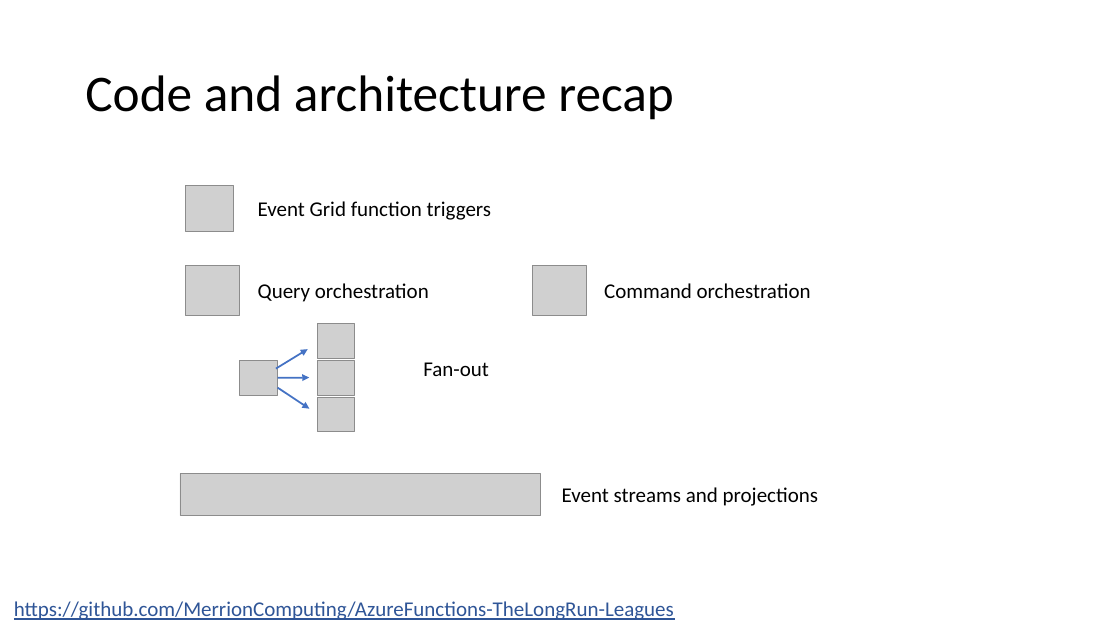
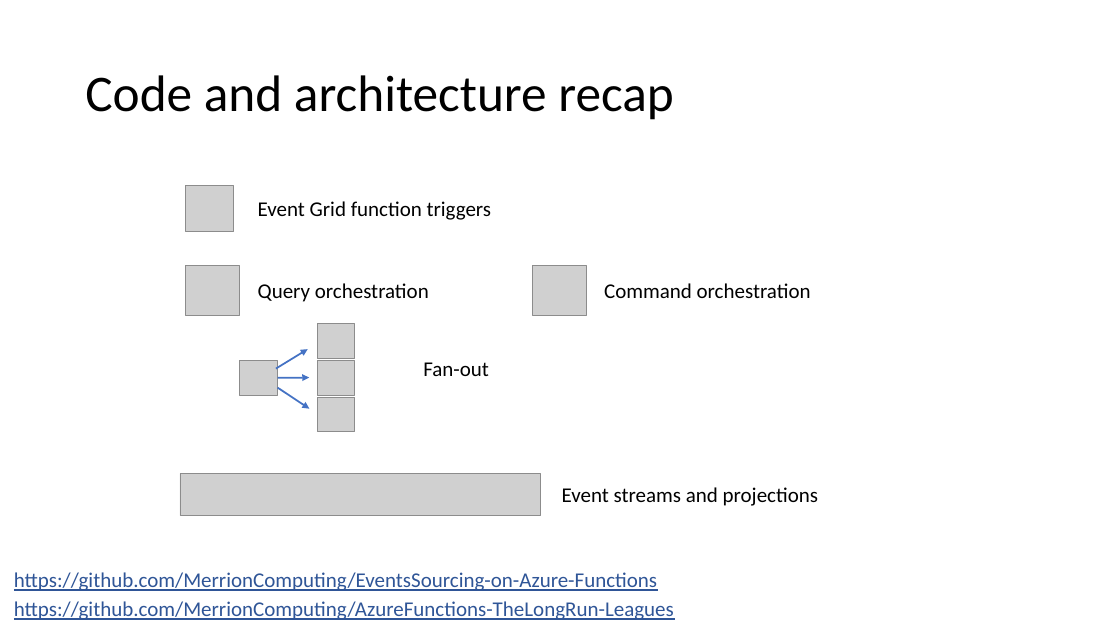
Before and after one commit to MerrionComputing/Presentations, a slide deck: slide 17 of hitchhiker systems.pptx (slide 16 before the commit). Drawn at 1120x630 pixels with LibreOffice and Linux fonts; fonts in the diff are those of the drawing; grey boxes stand for pictures. Boxes give left, top, right and bottom in pixels: in the first picture for what was removed or moved away, otherwise in the second. Text is boxed around its words. In the diff, an @@ line names an element or a change of style, - is before the commit and + after.

```diff
--- a/hitchhiker systems.pptx
+++ b/hitchhiker systems.pptx
@@ text added at [14, 572, 657, 591], 18 pt, text #2F5597, underline @@
+https://github.com/MerrionComputing/EventsSourcing-on-Azure-Functions
```
Also in this commit, not shown: 1 other slide changed, 1 slide added, 1 other file.
